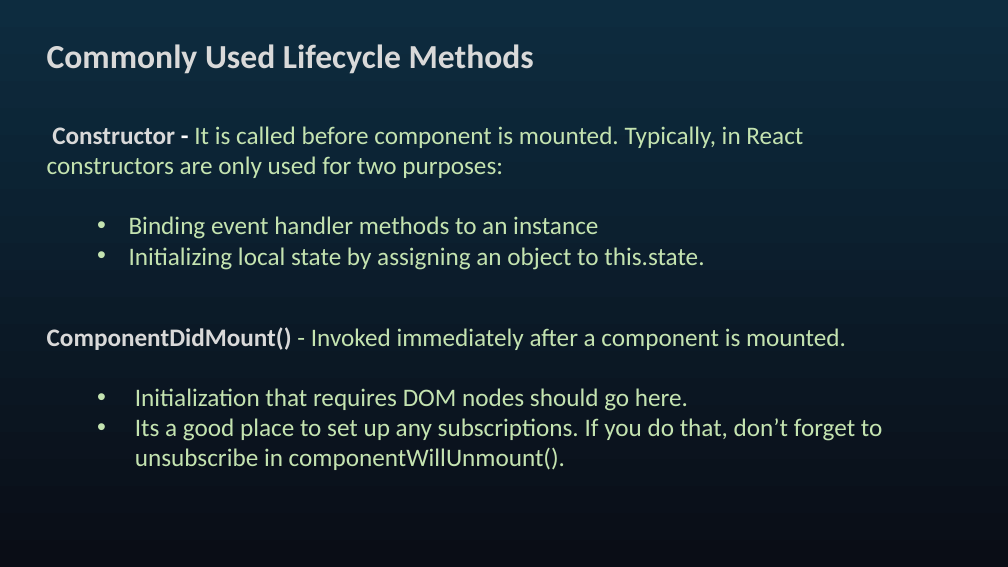
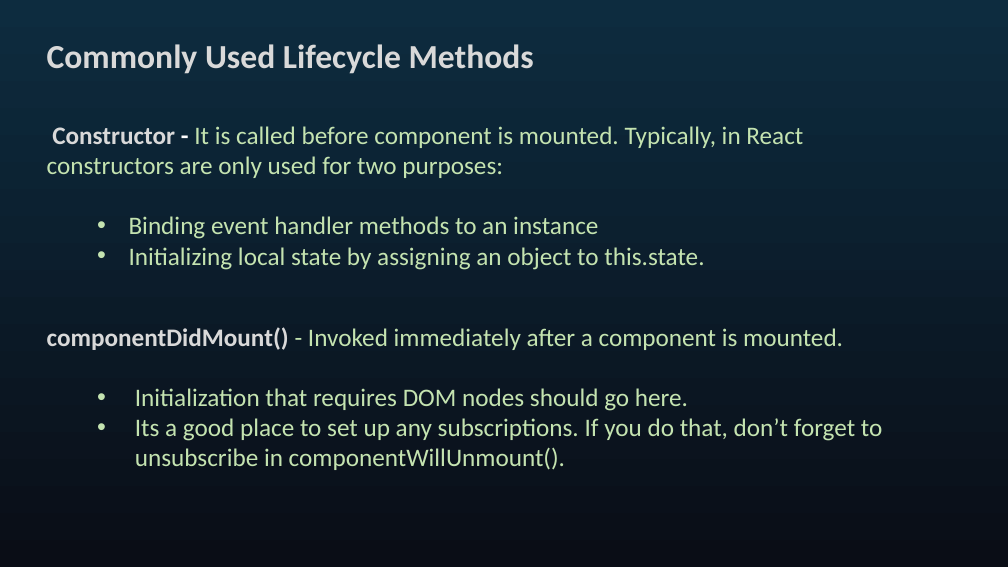
Before and after one commit to seblechernet/PowerPoint-Decks, a slide deck: slide 28 of 04 React Routing, Component Lifecycle Methods.pptx. Drawn at 1008x567 pixels with LibreOffice and Linux fonts; fonts in the diff are those of the drawing. Boxes give left, top, right and bottom in pixels: in the first picture for what was removed or moved away, otherwise in the second. Text is boxed around its words. In the diff, an @@ line names an element or a change of style, - is before the commit and + after.

Commit message:
updates

```diff
--- a/04 React Routing, Component Lifecycle Methods.pptx
+++ b/04 React Routing, Component Lifecycle Methods.pptx
@@ text at [47, 327, 843, 350]: text changed @@
-ComponentDidMount() - Invoked immediately after a component is mounted.
+componentDidMount() - Invoked immediately after a component is mounted.
```
Also in this commit, not shown: 2 other slides changed.
